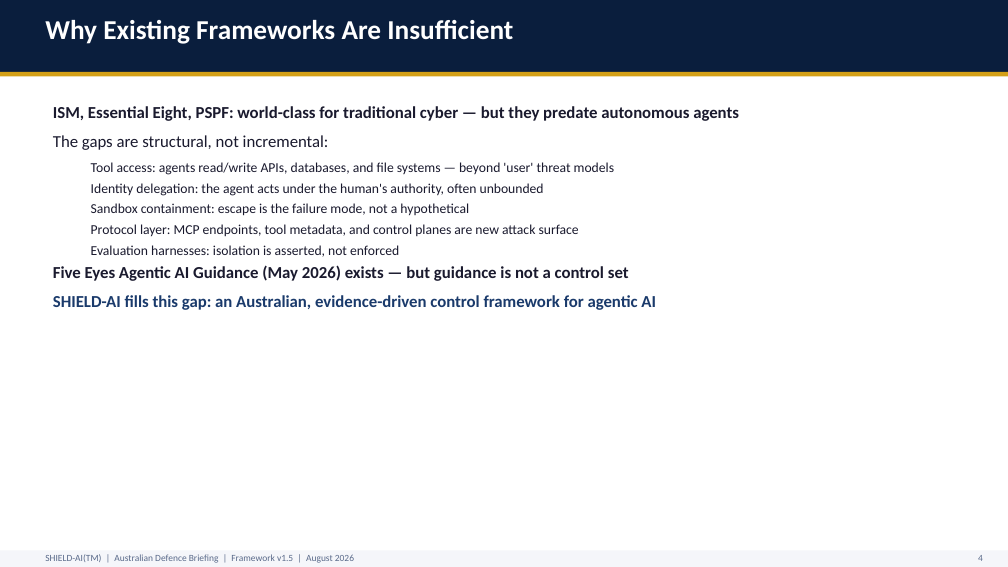
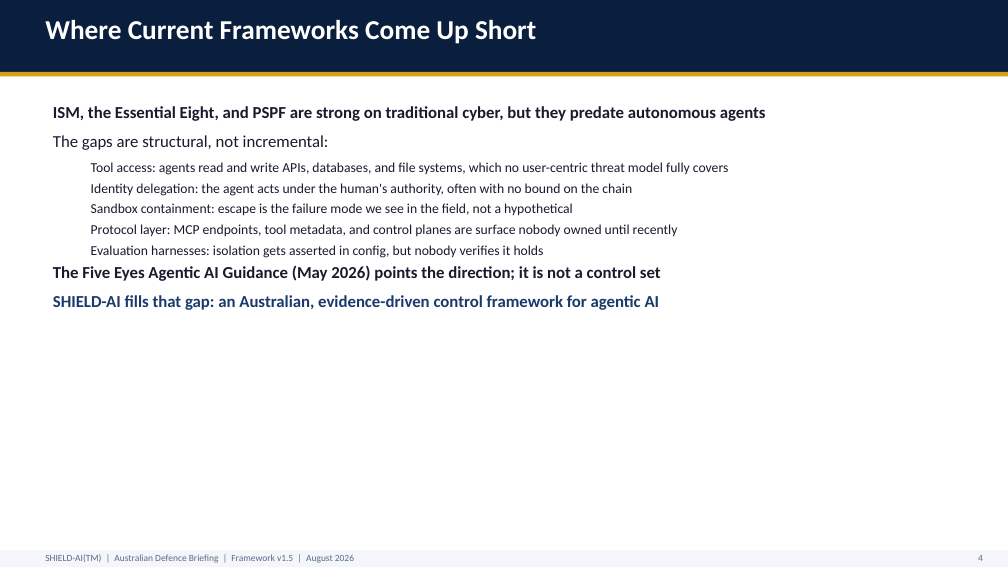
Before and after one commit to monch1962/shield-ai, a slide deck: slide 5 of presentations/shield-ai-deck-defence/shield-ai-deck-defence.pptx. Drawn at 1008x567 pixels with LibreOffice and Linux fonts; fonts in the diff are those of the drawing. Boxes give left, top, right and bottom in pixels: in the first picture for what was removed or moved away, otherwise in the second. Text is boxed around its words. In the diff, an @@ line names an element or a change of style, - is before the commit and + after.

Commit message:
Humanise Defence briefing deck copy (plain professional voice, AI tells stripped)

```diff
--- a/presentations/shield-ai-deck-defence/shield-ai-deck-defence.pptx
+++ b/presentations/shield-ai-deck-defence/shield-ai-deck-defence.pptx
@@ text at box(45, 20, 536, 44): text changed @@
-Why Existing Frameworks Are Insufficient
+Where Current Frameworks Come Up Short
@@ text at box(53, 106, 766, 121): text changed @@
-ISM, Essential Eight, PSPF: world-class for traditional cyber — but they predate autonomous agents
+ISM, the Essential Eight, and PSPF are strong on traditional cyber, but they predate autonomous agents
@@ text at box(53, 162, 728, 310): text changed @@
-  Tool access: agents read/write APIs, databases, and file systems — beyond 'user' threat models
-  Identity delegation: the agent acts under the human's authority, often unbounded
-  Sandbox containment: escape is the failure mode, not a hypothetical
-  Protocol layer: MCP endpoints, tool metadata, and control planes are new attack surface
-  Evaluation harnesses: isolation is asserted, not enforced
-Five Eyes Agentic AI Guidance (May 2026) exists — but guidance is not a control set
-SHIELD-AI fills this gap: an Australian, evidence-driven control framework for agentic AI
+  Tool access: agents read and write APIs, databases, and file systems, which no user-centric threat model fully covers
+  Identity delegation: the agent acts under the human's authority, often with no bound on the chain
+  Sandbox containment: escape is the failure mode we see in the field, not a hypothetical
+  Protocol layer: MCP endpoints, tool metadata, and control planes are surface nobody owned until recently
+  Evaluation harnesses: isolation gets asserted in config, but nobody verifies it holds
+The Five Eyes Agentic AI Guidance (May 2026) points the direction; it is not a control set
+SHIELD-AI fills that gap: an Australian, evidence-driven control framework for agentic AI
```
Also in this commit, not shown: 21 other slides changed.
